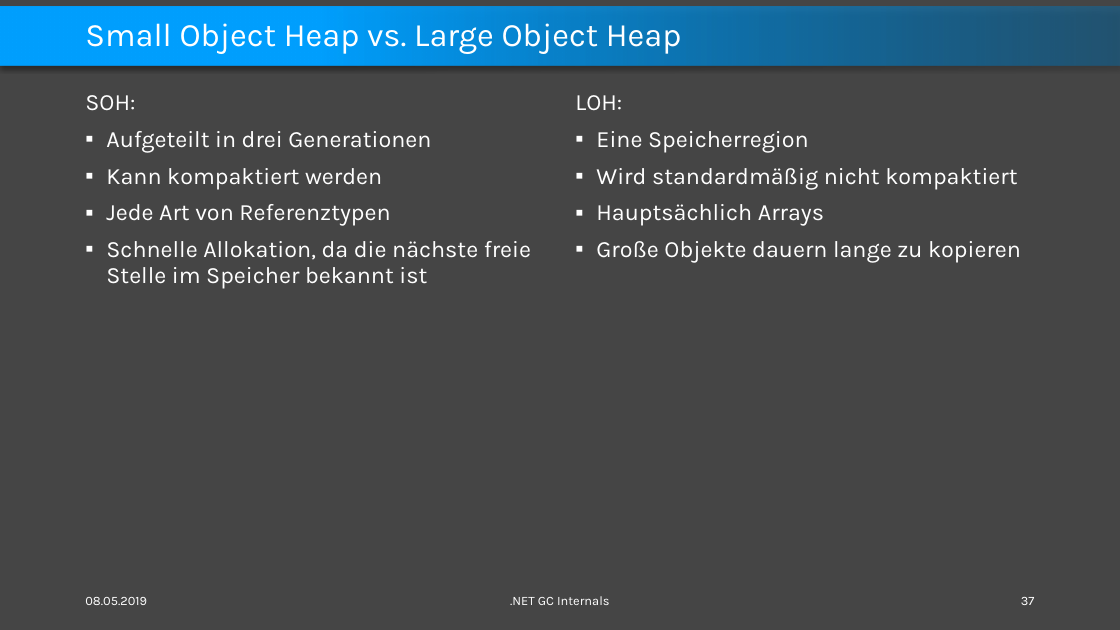
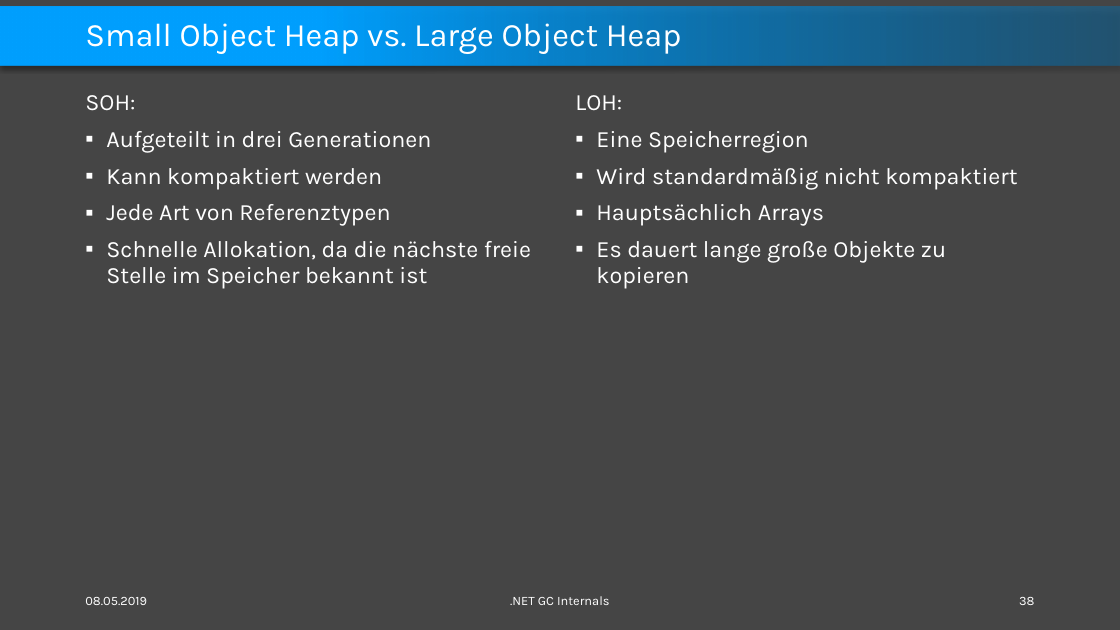
Before and after one commit to feO2x/DotnetGCInternals, a slide deck: slide 38 of Dotnet GC Internals.pptx (slide 37 before the commit). Drawn at 1120x630 pixels with LibreOffice and Linux fonts; fonts in the diff are those of the drawing. Boxes give left, top, right and bottom in pixels: in the first picture for what was removed or moved away, otherwise in the second. Text is boxed around its words. In the diff, an @@ line names an element or a change of style, - is before the commit and + after.

Commit message:
added GC heap structure section to slides

```diff
--- a/Dotnet GC Internals.pptx
+++ b/Dotnet GC Internals.pptx
@@ text at [596,241,946,288]: text changed @@
-▪ Große Objekte dauern lange zu kopieren
+▪ Es dauert lange große Objekte zu kopieren
@@ page number at [1019,597,1034,605]: text changed @@
-37
+38
```
Also in this commit, not shown: 32 slides added.
